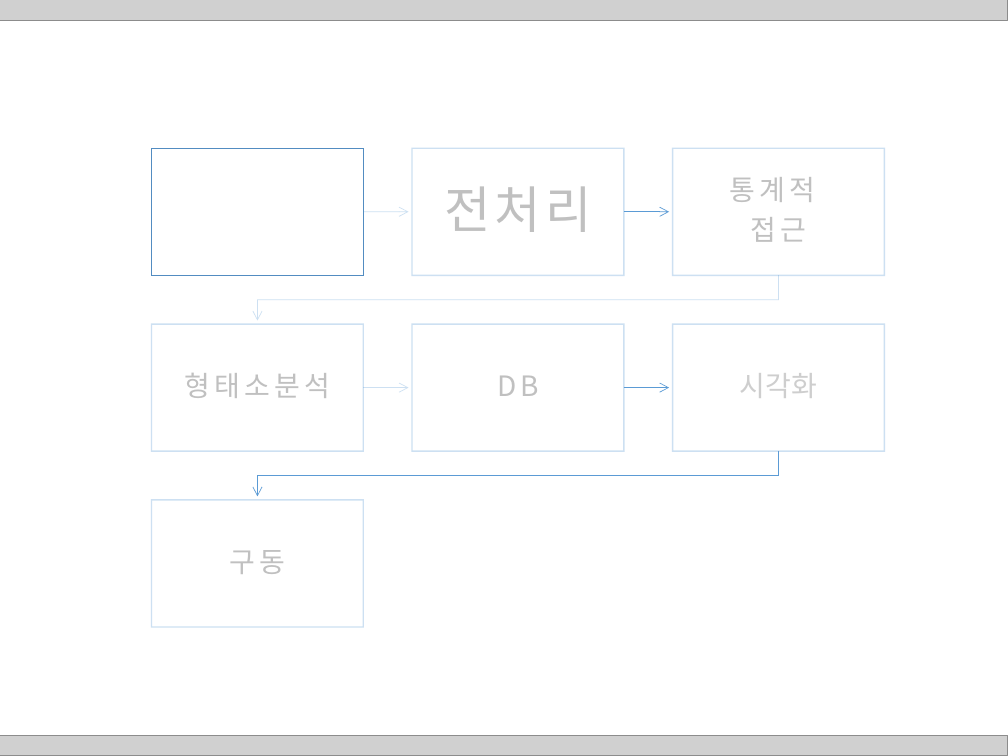
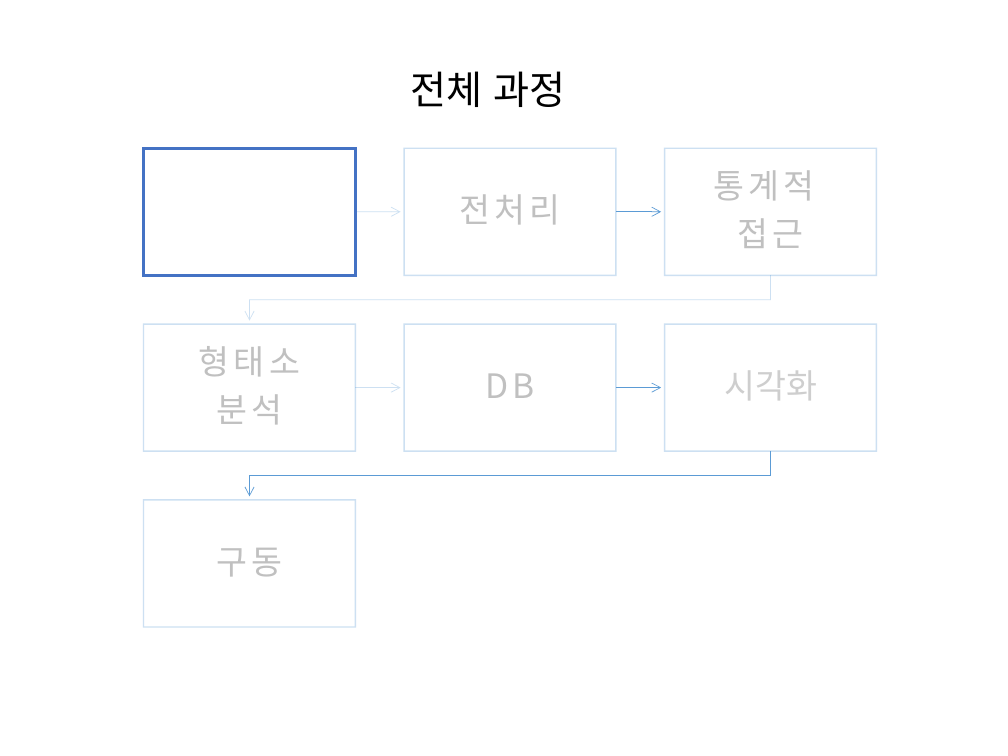
Before and after one commit to HaYongdae/issuewhatshow, a slide deck: slide 6 of doc/최종 PPT.pptx. Drawn at 1008x756 pixels with LibreOffice and Linux fonts; fonts in the diff are those of the drawing; grey boxes stand for pictures. Boxes give left, top, right and bottom in pixels: in the first picture for what was removed or moved away, otherwise in the second. Text is boxed around its words. In the diff, an @@ line names an element or a change of style, - is before the commit and + after.

```diff
--- a/doc/최종 PPT.pptx
+++ b/doc/최종 PPT.pptx
@@ picture removed at [0,0,1008,21] @@
@@ title added at [410,71,565,107], 28 pt, text #000000 @@
+전체 과정
@@ 7 rectangles, 5 texts, 4 freeform shapes: place and size @@
-7 rectangles, 5 texts, 4 freeform shapes at [151,148,884,627]
+7 rectangles, 5 texts, 4 freeform shapes at [143,148,876,627]
@@ rectangle at [143,148,355,275]: outline #538DC1 1 pt to #4472C4 2.25 pt @@
@@ text "전처리" at [459,194,560,225]: size 36 to 24 pt; less space between paragraphs @@
@@ freeform shape: place and size @@
-freeform shape at [257,275,778,321]
+freeform shape at [250,275,771,321]
@@ text at [199,346,300,424]: text changed; size 20 to 24 pt @@
-형태소분석
+형태소
+분석
@@ freeform shape: place and size @@
-freeform shape at [257,451,778,496]
+freeform shape at [250,451,771,496]
@@ size 20 to 24 pt; more space between paragraphs in 4 elements at [713,170,814,248], [485,373,534,398], [724,371,817,400], [216,548,282,577] @@
@@ picture removed at [0,735,1008,756] @@
```
Also in this commit, not shown: 26 other slides changed.
